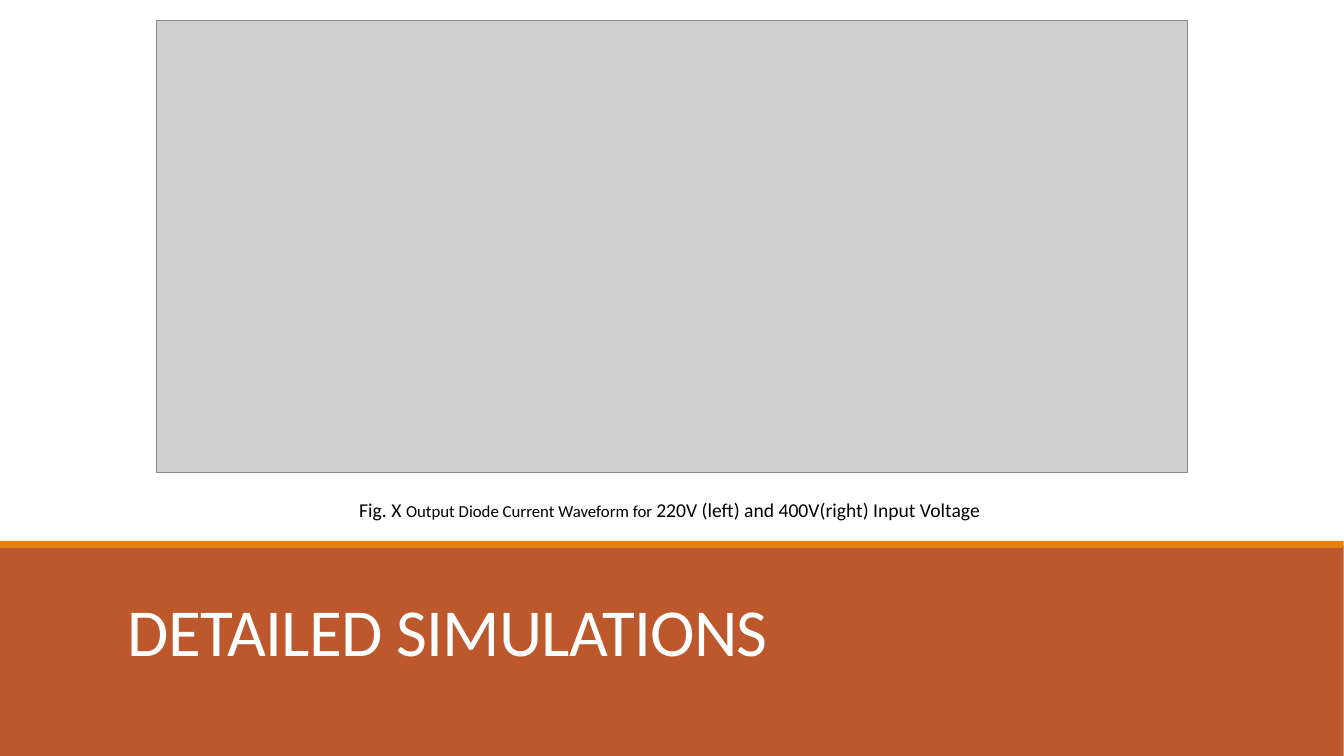
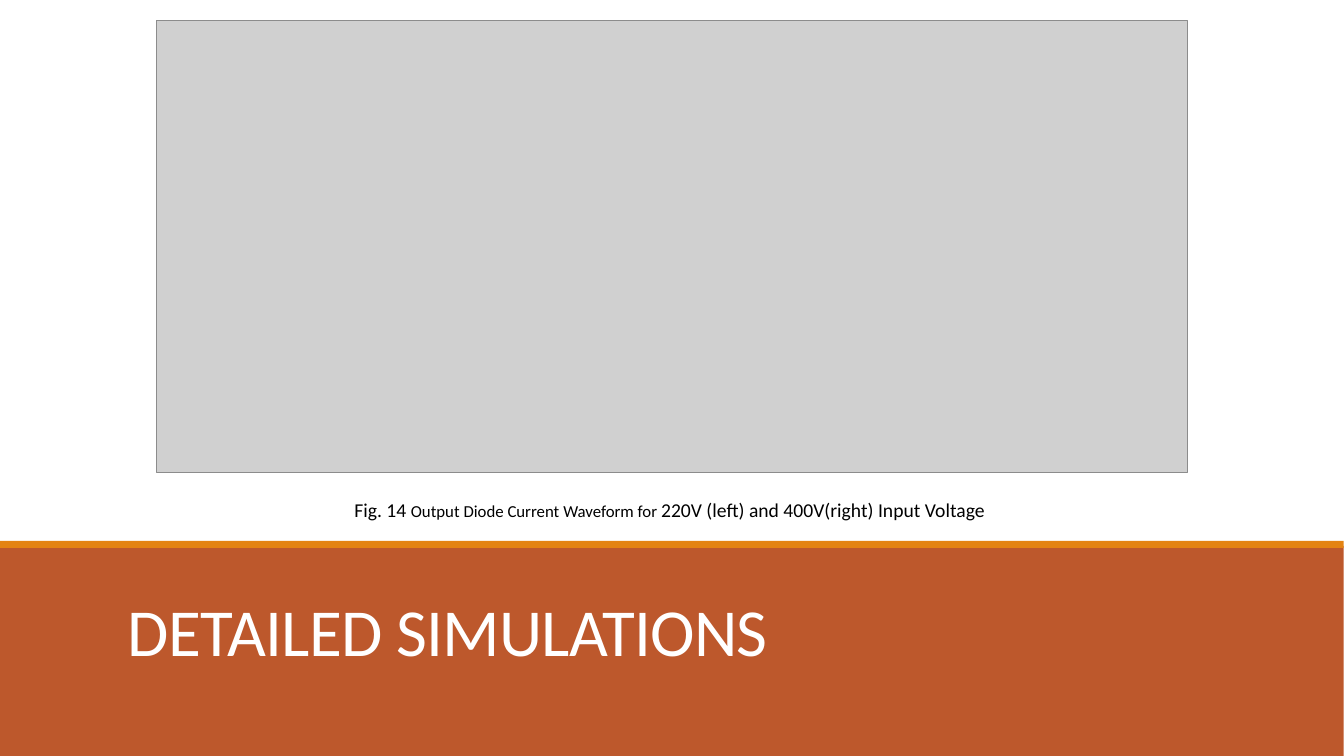
Before and after one commit to EnesCanbolat/EE464_Project, a slide deck: slide 38 of Presentations/464_FB_vs3.pptx. Drawn at 1344x756 pixels with LibreOffice and Linux fonts; fonts in the diff are those of the drawing; grey boxes stand for pictures. Boxes give left, top, right and bottom in pixels: in the first picture for what was removed or moved away, otherwise in the second. Text is boxed around its words. In the diff, an @@ line names an element or a change of style, - is before the commit and + after.

```diff
--- a/Presentations/464_FB_vs3.pptx
+++ b/Presentations/464_FB_vs3.pptx
@@ text at box(354, 503, 985, 521): text changed @@
-Fig. X Output Diode Current Waveform for 220V (left) and 400V(right) Input Voltage
+Fig. 14 Output Diode Current Waveform for 220V (left) and 400V(right) Input Voltage
```
Also in this commit, not shown: 23 other slides changed.
